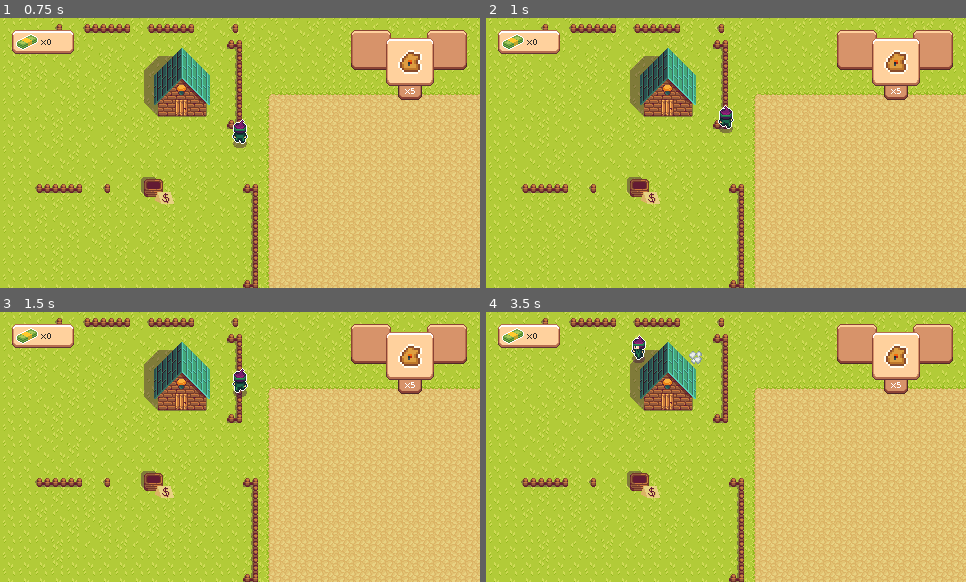
Above: before the commit, frames 1-4 (two rows, left to right).
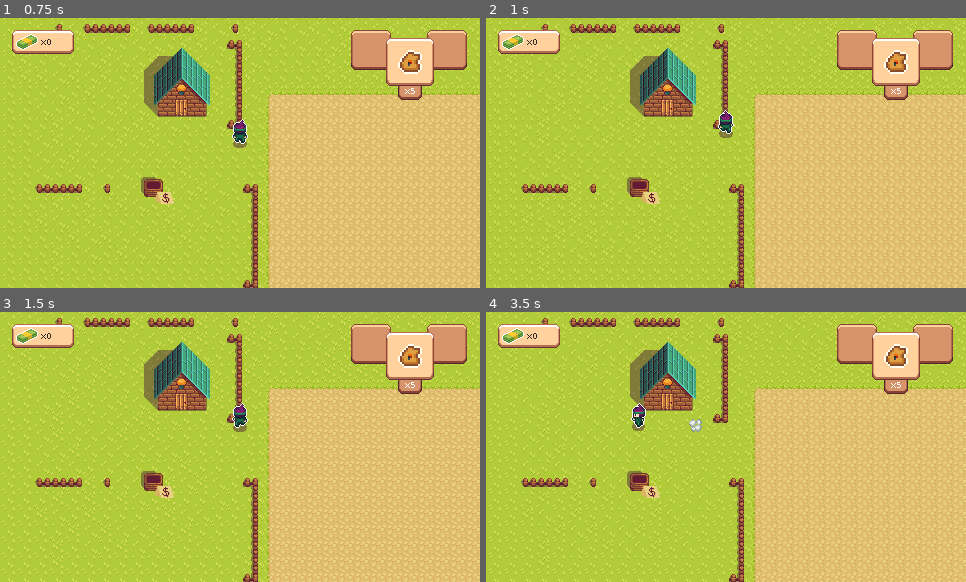
Above: after the commit, the same moments.

Repository: Jukaio/GGJ2024
Game: Godot game, scene res://scenes/main_menu.tscn
The game is run twice, just before and just after one commit, with the same random seed, the same clock (stepped at 60 frames per second) and the same inputs.
Inputs:
- Up to frame 1 (0.75 s): tap Enter (Start) at 0.5, 0.6 s; hold W (up) from 0.53 s (still down)
- Up to frame 2 (1 s): keep holding W (up)
- Up to frame 3 (1.5 s): keep holding W (up); tap Enter (Start) at 1.35 s
- Up to frame 4 (3.5 s): release W (up) at 2.03 s; hold A (left) from 2.03 s (still down); tap Space (interact) at 2.1 s; tap Enter (Start) at 2.3, 3.05 s; tap E (inv_next) at 2.85 s

Frame 1 is identical in both runs. In frame 2, 0.3% of the frame differs, in the area x 48-52%, y 32-45%; in frame 3, 0.5%; in frame 4, 0.7%, in the area x 30-45%, y 8-45%.

Commit message:
add colision for map

Diff:
--- a/scenes/entry_point.tscn
+++ b/scenes/entry_point.tscn
@@ -18,8 +18,17 @@
 [ext_resource type="Texture2D" uid="uid://xev6rcfkj5ad" path="res://sprites/Env.png" id="14_llhv5"]
 [ext_resource type="PackedScene" uid="uid://dumr5vgy24wbo" path="res://prefabs/sales_bucket.tscn" id="14_p1psj"]
 
+[sub_resource type="RectangleShape2D" id="RectangleShape2D_0a3d1"]
+size = Vector2(43, 3)
+
 [sub_resource type="RectangleShape2D" id="RectangleShape2D_tk7v1"]
 size = Vector2(48, 35.5)
+
+[sub_resource type="RectangleShape2D" id="RectangleShape2D_f5w8u"]
+size = Vector2(527, 25)
+
+[sub_resource type="RectangleShape2D" id="RectangleShape2D_0ls3w"]
+size = Vector2(20, 412)
 
 [node name="EntryPoint" type="Node2D"]
 y_sort_enabled = true
@@ -139,11 +148,48 @@
 [node name="CollisionPolygon2D" type="CollisionPolygon2D" parent="StaticBody2D"]
 polygon = PackedVector2Array(6, 34, 17, 34, 17, 133, 5, 133, 5, 131, 15, 131, 15, 36, 6, 36)
 
+[node name="CollisionPolygon2D2" type="CollisionPolygon2D" parent="StaticBody2D"]
+polygon = PackedVector2Array(-10, -110, 1, -110, 0, -27, -10, -27, -10, -30, -2, -30, -3, -107, -10, -107)
+
+[node name="CollisionShape2D" type="CollisionShape2D" parent="StaticBody2D"]
+position = Vector2(-68.5, -122.5)
+shape = SubResource("RectangleShape2D_0a3d1")
+
+[node name="CollisionShape2D2" type="CollisionShape2D" parent="StaticBody2D"]
+position = Vector2(-133, -124)
+shape = SubResource("RectangleShape2D_0a3d1")
+
+[node name="CollisionShape2D3" type="CollisionShape2D" parent="StaticBody2D"]
+position = Vector2(-181, 36)
+shape = SubResource("RectangleShape2D_0a3d1")
+
+[node name="CollisionShape2D4" type="CollisionShape2D" parent="StaticBody2D"]
+position = Vector2(-181, 138)
+shape = SubResource("RectangleShape2D_0a3d1")
+
 [node name="StaticBody2D2" type="StaticBody2D" parent="."]
 
 [node name="CollisionShape2D" type="CollisionShape2D" parent="StaticBody2D2"]
 position = Vector2(-58, -55.25)
 shape = SubResource("RectangleShape2D_tk7v1")
+
+[node name="border" type="StaticBody2D" parent="."]
+
+[node name="CollisionShape2D" type="CollisionShape2D" parent="border"]
+position = Vector2(10.5, 152.5)
+shape = SubResource("RectangleShape2D_f5w8u")
+
+[node name="CollisionShape2D2" type="CollisionShape2D" parent="border"]
+position = Vector2(9, -147)
+shape = SubResource("RectangleShape2D_f5w8u")
+
+[node name="CollisionShape2D3" type="CollisionShape2D" parent="border"]
+position = Vector2(-248, -44)
+shape = SubResource("RectangleShape2D_0ls3w")
+
+[node name="CollisionShape2D4" type="CollisionShape2D" parent="border"]
+position = Vector2(249, -44)
+shape = SubResource("RectangleShape2D_0ls3w")
 
 [connection signal="shop_item_selected" from="ShopKeeperCharacter/PurchaseSlot1" to="PlayerCharacter" method="_on_purchase_slot_1_shop_item_selected"]
 [connection signal="shop_item_unselected" from="ShopKeeperCharacter/PurchaseSlot1" to="PlayerCharacter" method="_on_purchase_slot_1_shop_item_unselected"]
Not shown: 1 places in scenes/entry_point.tscn that only renumber resources
